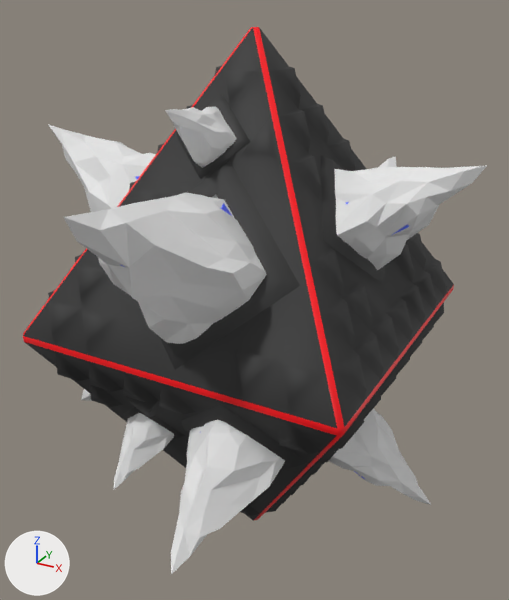
A saved change to the FBX model Assets/Resources/Models/Crystal_Planet.000.fbx.
Before and after are seen from a 50 mm camera at (5.27, -9.61, 4.98) aimed at (-0.09, 0.14, 0.11). The lights are fixed; the arrows at lower left show +X, +Y and +Z. Where no turn or scale is listed for an object, it has been applied to the vertices.

The scene before the commit, as lines of its bpy script (objects in view):
```python
me_cone_033 = bpy.data.meshes.new('Cone.033')
me_cone_033.from_pydata(...)  # 816 vertices, 1014 faces; spans x -2.73..2.73, y -2.73..2.75, z -4.49..4.49
# faces by material slot: [912, 102]
me_cone_033.materials.append(mat_black_mine_mat)  # black #303030
me_cone_033.materials.append(mat_prop_red_mat)  # red #ff0011
me_cone_048 = bpy.data.meshes.new('Cone.048')
me_cone_048.from_pydata(...)  # 994 vertices, 1708 faces; spans x -4.4..3.51, y -4.41..4.18, z -3.68..3.56
me_cone_048.materials.append(mat_crystal_mat)  # white #e7e7e7
ob_planet_diamond = bpy.data.objects.new('Planet.Diamond', me_cone_033)
ob_planet_diamond.location = (0.0, 0.0, 0.0)
ob_planet_diamonds_000 = bpy.data.objects.new('Planet.Diamonds.000', me_cone_048)
ob_planet_diamonds_000.location = (0.0, 0.0, 0.0)
```
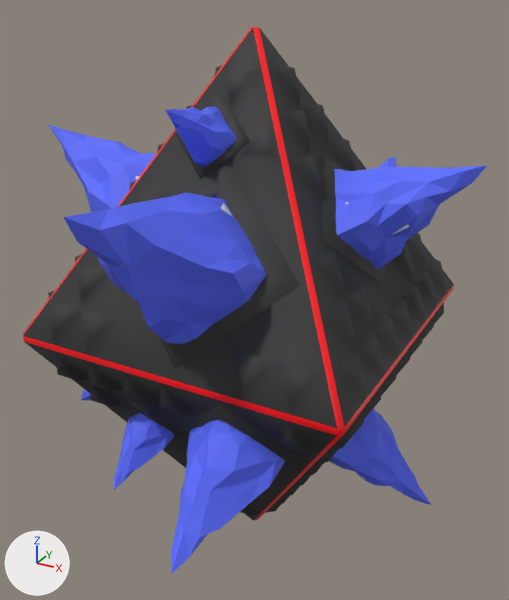
The edits, one by one:
me_cone_048 has 994 vertices, 1708 faces and spans x -4.4..3.51, y -4.41..4.18, z -3.68..3.56.
me_cone_048 no longer uses material mat_crystal_mat (white #e7e7e7).
me_cone_048 now uses material mat_crystal_animmat (blue #5a6cff).

What differs and where, as boxes (x1, y1, x2, y2) in the pictures (509 x 600 px):
'Planet.Diamonds.000', recoloured (white to blue)
    both: (48, 106, 487, 574)
